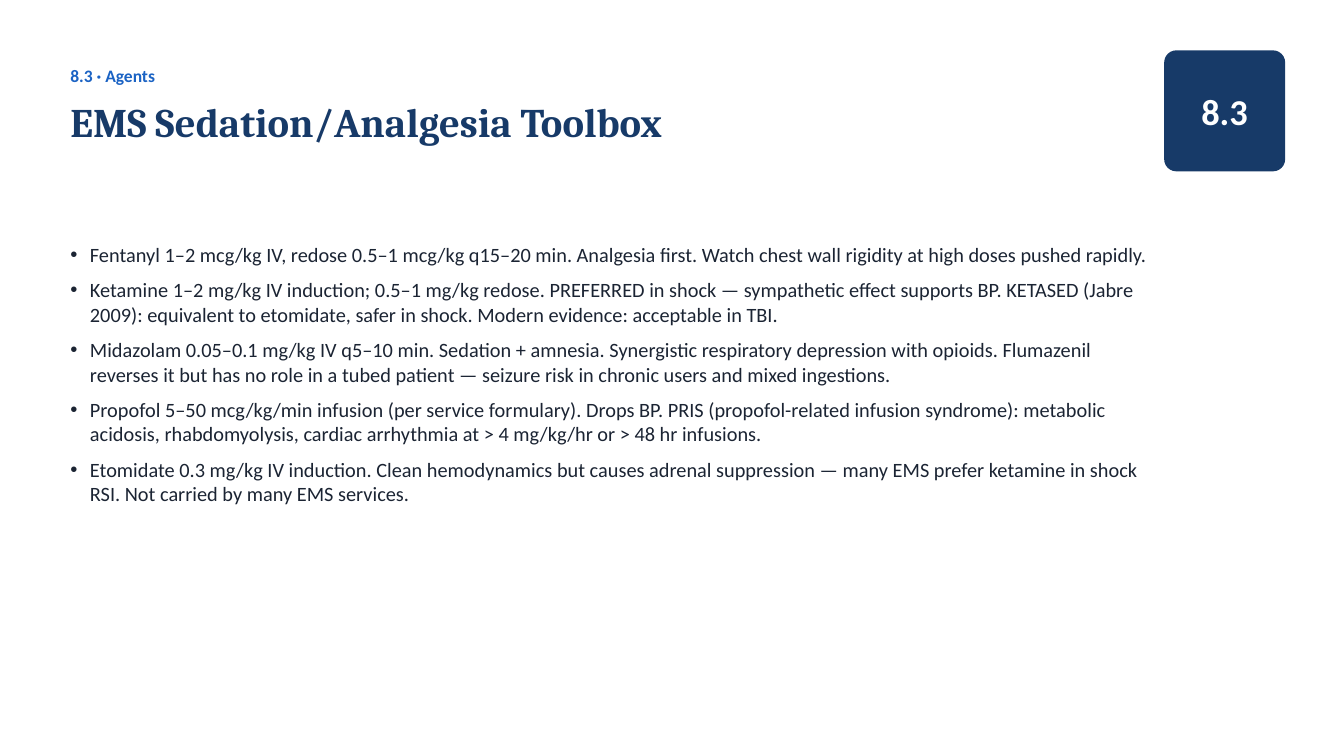
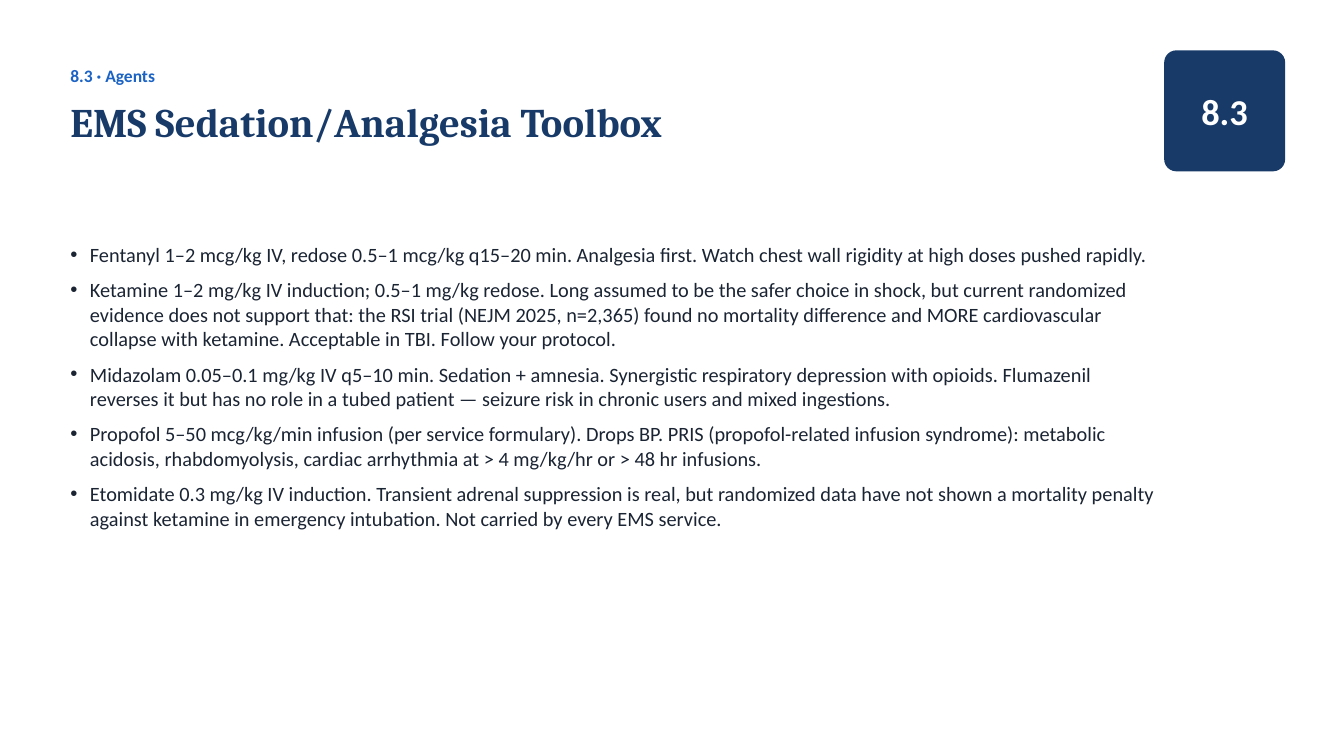
Before and after one commit to amr-kc-protocols/CES, a slide deck: slide 103 of public/decks/ventilator-academy-full-course.pptx. Drawn at 1344x756 pixels with LibreOffice and Linux fonts; fonts in the diff are those of the drawing. Boxes give left, top, right and bottom in pixels: in the first picture for what was removed or moved away, otherwise in the second. Text is boxed around its words. In the diff, an @@ line names an element or a change of style, - is before the commit and + after.

```diff
--- a/public/decks/ventilator-academy-full-course.pptx
+++ b/public/decks/ventilator-academy-full-course.pptx
@@ text at [90,283,1127,350]: text changed @@
-• Ketamine 1–2 mg/kg IV induction; 0.5–1 mg/kg redose. PREFERRED in shock — sympathetic effect supports BP. KETASED (Jabre 2009): equivalent to etomidate, safer in shock. Modern evidence: acceptable in TBI.
+• Ketamine 1–2 mg/kg IV induction; 0.5–1 mg/kg redose. Long assumed to be the safer choice in shock, but current randomized evidence does not support that: the RSI trial (NEJM 2025, n=2,365) found no mortality difference and MORE cardiovascular collapse with ketamine. Acceptable in TBI. Follow your protocol.
@@ text at [90,487,1154,530]: text changed @@
-• Etomidate 0.3 mg/kg IV induction. Clean hemodynamics but causes adrenal suppression — many EMS prefer ketamine in shock RSI. Not carried by many EMS services.
+• Etomidate 0.3 mg/kg IV induction. Transient adrenal suppression is real, but randomized data have not shown a mortality penalty against ketamine in emergency intubation. Not carried by every EMS service.
```
Also in this commit, not shown: 27 other slides changed, 2 slides added.
